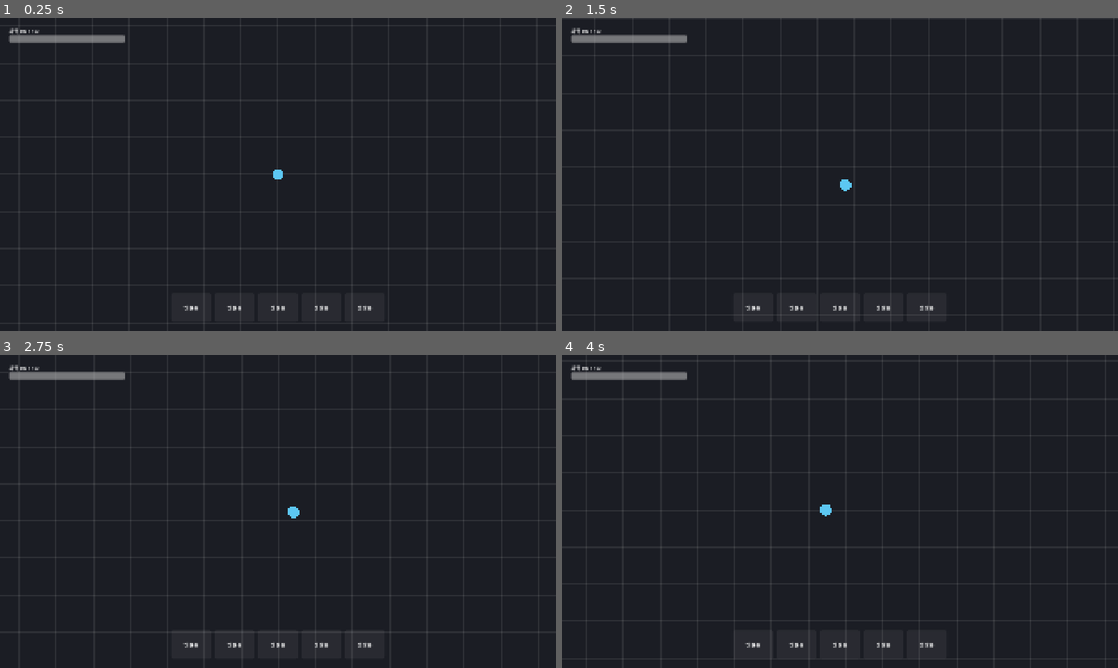
Above: before the commit, frames 1-4 (two rows, left to right).
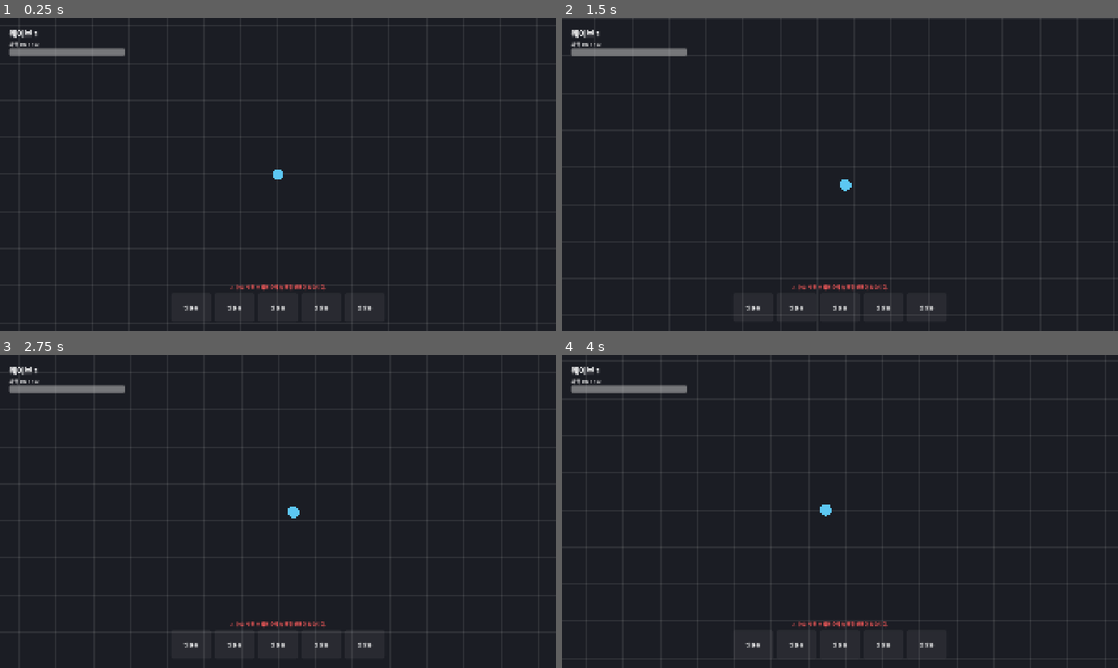
Above: after the commit, the same moments.

Repository: dirtymanfire/new-game
Game: Godot game, scene res://scenes/main.tscn
Two runs of this game, one before a commit and one after it. Both use one fixed random seed, a clock stepped at 60 frames per second and the inputs below.
Inputs:
- Up to frame 1 (0.25 s): no input
- Up to frame 2 (1.5 s): tap Enter at 0.5 s; hold D (move_right) 0.53-1.28 s; hold S (move_down) from 1.28 s (still down)
- Up to frame 3 (2.75 s): release S (move_down) at 2.03 s; hold D (move_right) from 2.03 s (still down)
- Up to frame 4 (4 s): release D (move_right) at 2.78 s; hold W (move_up) 2.78-3.53 s; hold A (move_left) from 3.53 s (still down)

The runs differ from the first frame. In frame 1, 1.4% of the frame differs, in the area x 1-59%, y 3-88%; in frame 2, 1.4%; in frame 3, 1.4%; in frame 4, 1.4%.

Commit message:
행동 수칙 해석기, 순차 실행기, 배치 경고, 사망 결과 화면
- 속성은 행동 앞, 변형은 행동 뒤, 조건은 앞 행동에 붙어 뒤 타일 1개 발동
- 조건 전용 행동은 순차 실행에서 제외, 쿨다운 없이 적 위치에서 발동
- 무한 연쇄 방지(A안): 조건 발동 행동은 다시 조건 발동 불가 (깊이 값으로 해제 가능)
- 순차 실행: 행동마다 3초 쿨다운 후 다음 행동, 끝나면 처음으로
- 잘못된 배치는 허용하되 슬롯 빨간 테두리 + 경고 문구
- 사망 시 도달 웨이브 결과 화면
- 해석기/실행기 테스트 추가

Co-Authored-By: Claude Opus 5.5 <noreply@anthropic.com>
Claude-Session: https://claude.ai/code/session_0189QXNPBwZS3agZ5cjuT5eL

Diff:
--- a/scenes/hud.tscn
+++ b/scenes/hud.tscn
@@ -20,7 +20,13 @@
 offset_left = 32.0
 offset_top = 32.0
 offset_right = 432.0
-offset_bottom = 92.0
+offset_bottom = 140.0
+
+[node name="WaveLabel" type="Label" parent="Root/Health"]
+unique_name_in_owner = true
+layout_mode = 2
+theme_override_font_sizes/font_size = 28
+text = "웨이브"
 
 [node name="HealthLabel" type="Label" parent="Root/Health"]
 unique_name_in_owner = true
@@ -50,3 +56,22 @@
 alignment = 1
 theme_override_constants/separation = 10
 script = ExtResource("2_rule")
+
+[node name="WarningLabel" type="Label" parent="Root"]
+unique_name_in_owner = true
+layout_mode = 1
+anchors_preset = 7
+anchor_left = 0.5
+anchor_top = 1.0
+anchor_right = 0.5
+anchor_bottom = 1.0
+offset_left = -370.0
+offset_top = -330.0
+offset_right = 370.0
+offset_bottom = -140.0
+grow_horizontal = 2
+grow_vertical = 0
+theme_override_colors/font_color = Color(1, 0.36, 0.36, 1)
+horizontal_alignment = 1
+vertical_alignment = 2
+autowrap_mode = 3
--- a/scenes/main.tscn
+++ b/scenes/main.tscn
@@ -4,6 +4,7 @@
 [ext_resource type="Script" path="res://scripts/visual/ground_grid.gd" id="2_grid"]
 [ext_resource type="PackedScene" path="res://scenes/player.tscn" id="3_player"]
 [ext_resource type="PackedScene" path="res://scenes/hud.tscn" id="4_hud"]
+[ext_resource type="PackedScene" path="res://scenes/result_screen.tscn" id="5_result"]
 
 [node name="Main" type="Node2D"]
 script = ExtResource("1_main")
@@ -15,3 +16,5 @@
 [node name="Player" parent="." instance=ExtResource("3_player")]
 
 [node name="HUD" parent="." instance=ExtResource("4_hud")]
+
+[node name="ResultScreen" parent="." instance=ExtResource("5_result")]
--- a/scenes/player.tscn
+++ b/scenes/player.tscn
@@ -2,6 +2,7 @@
 
 [ext_resource type="Script" path="res://scripts/entities/player.gd" id="1_player"]
 [ext_resource type="Script" path="res://scripts/visual/shape_visual.gd" id="2_visual"]
+[ext_resource type="Script" path="res://scripts/core/rule_runner.gd" id="3_runner"]
 
 [sub_resource type="CircleShape2D" id="CircleShape2D_body"]
 radius = 20.0
@@ -20,3 +21,6 @@
 
 [node name="Camera2D" type="Camera2D" parent="."]
 position_smoothing_enabled = true
+
+[node name="RuleRunner" type="Node" parent="."]
+script = ExtResource("3_runner")
--- /dev/null
+++ b/scenes/result_screen.tscn
@@ -0,0 +1,47 @@
+[gd_scene format=3]
+
+[ext_resource type="Script" path="res://scripts/ui/result_screen.gd" id="1_result"]
+
+[node name="ResultScreen" type="CanvasLayer"]
+process_mode = 3
+layer = 10
+script = ExtResource("1_result")
+
+[node name="Dim" type="ColorRect" parent="."]
+anchors_preset = 15
+anchor_right = 1.0
+anchor_bottom = 1.0
+grow_horizontal = 2
+grow_vertical = 2
+color = Color(0, 0, 0, 0.7)
+
+[node name="Center" type="CenterContainer" parent="."]
+anchors_preset = 15
+anchor_right = 1.0
+anchor_bottom = 1.0
+grow_horizontal = 2
+grow_vertical = 2
+
+[node name="Box" type="VBoxContainer" parent="Center"]
+layout_mode = 2
+theme_override_constants/separation = 24
+
+[node name="Title" type="Label" parent="Center/Box"]
+layout_mode = 2
+theme_override_font_sizes/font_size = 64
+text = "사망"
+horizontal_alignment = 1
+
+[node name="ResultWaveLabel" type="Label" parent="Center/Box"]
+unique_name_in_owner = true
+layout_mode = 2
+theme_override_font_sizes/font_size = 36
+text = "도달 웨이브: 1"
+horizontal_alignment = 1
+
+[node name="RestartButton" type="Button" parent="Center/Box"]
+unique_name_in_owner = true
+custom_minimum_size = Vector2(320, 64)
+layout_mode = 2
+theme_override_font_sizes/font_size = 28
+text = "새 판 시작"
--- /dev/null
+++ b/scripts/core/rule_compiler.gd
@@ -0,0 +1,171 @@
+class_name RuleCompiler
+extends RefCounted
+## 행동 수칙 5슬롯을 왼쪽 → 오른쪽으로 해석해 실행 가능한 형태(CompiledRule)로 바꿉니다.
+##
+## 해석 규칙 (확정):
+## - 속성은 행동 바로 앞에 붙습니다. 행동 앞에 연속된 속성은 모두 적용됩니다.
+## - 변형은 행동 바로 뒤에 붙습니다. 행동 뒤에 연속된 변형은 모두 적용됩니다.
+## - 조건은 바로 앞 행동에만 적용되고, 뒤의 타일 trigger_reach개를 발동합니다.
+##   · 뒤가 행동이면: 그 행동은 조건 전용이 되어 순차 실행에서 빠집니다. 쿨다운 없이 발동합니다.
+##   · 뒤가 속성이면: 적중/처치한 적에게 그 상태이상을 겁니다.
+## - 조건으로 발동된 행동은 max_chain_depth를 넘어 다시 조건을 발동하지 않습니다 (무한 연쇄 방지 A안).
+## - 잘못된 배치는 허용하되 경고하고, 해당 타일은 효과 없이 무시합니다.
+## - 빈 슬롯은 없는 것처럼 건너뜁니다.
+
+## 조건 타일이 뒤에서 발동시키는 타일 수. 업그레이드로 2가 될 예정입니다.
+const DEFAULT_TRIGGER_REACH := 1
+## 조건 연쇄 깊이. 1이면 조건으로 발동된 행동은 다시 조건을 발동하지 않습니다. -1이면 무한.
+const DEFAULT_MAX_CHAIN_DEPTH := 1
+
+
+## 순차 실행되거나 조건으로 발동되는 행동 하나.
+class ActionStep:
+	extends RefCounted
+	var tile: BehaviorTile
+	var slot_index: int
+	## 0: 순차 실행되는 행동, 1 이상: 조건으로 발동된 행동
+	var depth: int = 0
+	var elements: Array[BehaviorTile] = []
+	var modifiers: Array[BehaviorTile] = []
+	var triggers: Array[TriggerStep] = []
+
+	func describe() -> String:
+		var parts: Array[String] = []
+		for e in elements:
+			parts.append(e.display_name)
+		parts.append(tile.display_name)
+		for m in modifiers:
+			parts.append(m.display_name)
+		return " ".join(parts)
+
+
+## 조건 타일 하나와 그 조건이 발동시키는 내용.
+class TriggerStep:
+	extends RefCounted
+	var condition: BehaviorTile
+	var slot_index: int
+	## 조건 발동 시 실행할 행동 (조건 전용)
+	var actions: Array[ActionStep] = []
+	## 조건 발동 시 대상 적에게 걸 상태이상
+	var statuses: Array[BehaviorTile] = []
+
+
+class CompiledRule:
+	extends RefCounted
+	## 순차 실행 순서대로 정렬된 행동
+	var actions: Array[ActionStep] = []
+	## 슬롯 번호 -> 경고 메시지. 슬롯과 무관한 경고는 -1
+	var warnings: Dictionary = {}
+
+	func add_warning(slot_index: int, message: String) -> void:
+		if not warnings.has(slot_index):
+			warnings[slot_index] = message
+
+
+static func compile(
+	slots: Array[BehaviorTile],
+	trigger_reach: int = DEFAULT_TRIGGER_REACH,
+	max_chain_depth: int = DEFAULT_MAX_CHAIN_DEPTH,
+) -> CompiledRule:
+	var result := CompiledRule.new()
+
+	var tokens: Array[Dictionary] = []
+	for i in slots.size():
+		if slots[i] != null:
+			tokens.append({ "index": i, "tile": slots[i] })
+
+	var pending_elements: Array[Dictionary] = []
+	## 다음 변형/조건이 붙을 행동. 다른 타일이 끼어들면 null이 됩니다.
+	var attach_target: ActionStep = null
+	## attach_target 뒤에 조건이 이미 나와서 변형이 더 붙을 수 없는 상태
+	var modifiers_closed := false
+
+	var t := 0
+	while t < tokens.size():
+		var index: int = tokens[t].index
+		var tile: BehaviorTile = tokens[t].tile
+		t += 1
+
+		match tile.kind:
+			BehaviorTile.Kind.ELEMENT:
+				pending_elements.append(tokens[t - 1])
+				attach_target = null
+
+			BehaviorTile.Kind.ACTION:
+				var step := ActionStep.new()
+				step.tile = tile
+				step.slot_index = index
+				for e in pending_elements:
+					step.elements.append(e.tile)
+				pending_elements.clear()
+				result.actions.append(step)
+				attach_target = step
+				modifiers_closed = false
+
+			BehaviorTile.Kind.MODIFIER:
+				_orphan_elements(result, pending_elements)
+				if attach_target == null:
+					result.add_warning(index, "변형 앞에 행동이 없습니다.")
+				elif modifiers_closed:
+					result.add_warning(index, "조건으로 발동되는 행동에는 뒤의 변형이 적용되지 않습니다.")
+				else:
+					attach_target.modifiers.append(tile)
+
+			BehaviorTile.Kind.CONDITION:
+				_orphan_elements(result, pending_elements)
+				if attach_target == null:
+					result.add_warning(index, "조건 앞에 행동이 없습니다.")
+					continue
+				if max_chain_depth >= 0 and attach_target.depth >= max_chain_depth:
+					result.add_warning(index, "조건으로 발동된 행동은 다시 조건을 발동할 수 없습니다.")
+					attach_target = null
+					continue
+				if t >= tokens.size():
+					result.add_warning(index, "조건 뒤에 발동할 타일이 없습니다.")
+					attach_target = null
+					continue
+
+				var trigger := TriggerStep.new()
+				trigger.condition = tile
+				trigger.slot_index = index
+				attach_target.triggers.append(trigger)
+				var owner := attach_target
+				var last_payload_action: ActionStep = null
+				var consumed := 0
+				while consumed < trigger_reach and t < tokens.size():
+					var p_index: int = tokens[t].index
+					var p_tile: BehaviorTile = tokens[t].tile
+					t += 1
+					consumed += 1
+					match p_tile.kind:
+						BehaviorTile.Kind.ACTION:
+							var triggered := ActionStep.new()
+							triggered.tile = p_tile
+							triggered.slot_index = p_index
+							triggered.depth = owner.depth + 1
+							trigger.actions.append(triggered)
+							last_payload_action = triggered
+						BehaviorTile.Kind.ELEMENT:
+							trigger.statuses.append(p_tile)
+						BehaviorTile.Kind.MODIFIER:
+							if last_payload_action:
+								last_payload_action.modifiers.append(p_tile)
+							else:
+								result.add_warning(p_index, "조건 뒤에는 행동 또는 속성이 와야 합니다.")
+						BehaviorTile.Kind.CONDITION:
+							result.add_warning(p_index, "조건 뒤에 조건이 올 수 없습니다.")
+
+				# 조건으로 발동된 행동 뒤의 타일은 그 행동에 붙지 않고 경고 대상이 됩니다.
+				attach_target = last_payload_action
+				modifiers_closed = true
+
+	_orphan_elements(result, pending_elements)
+	if result.actions.is_empty():
+		result.add_warning(-1, "행동 수칙에 순차 실행할 행동이 없습니다.")
+	return result
+
+
+static func _orphan_elements(result: CompiledRule, pending_elements: Array[Dictionary]) -> void:
+	for e in pending_elements:
+		result.add_warning(e.index, "속성 바로 뒤에 행동이 없습니다.")
+	pending_elements.clear()
--- /dev/null
+++ b/scripts/core/rule_runner.gd
@@ -0,0 +1,86 @@
+class_name RuleRunner
+extends Node
+## 컴파일된 행동 수칙을 순차 실행합니다.
+## 순차 행동을 왼쪽부터 하나씩 실행하고, 실행할 때마다 쿨다운만큼 기다렸다가 다음 행동으로 넘어갑니다.
+## 마지막 행동 다음에는 처음으로 돌아갑니다.
+##
+## 실제 공격 생성(투사체, 휘두르기 범위 등)은 타일 수치가 확정된 후 action_performed를 받아 구현합니다.
+
+## 순차 행동이 실행될 때. origin은 플레이어 위치입니다.
+signal action_performed(step: RuleCompiler.ActionStep, origin: Vector2)
+## 조건으로 행동이 발동될 때. origin은 적 위치입니다. 쿨다운이 없습니다.
+signal triggered_action_performed(step: RuleCompiler.ActionStep, origin: Vector2)
+## 조건으로 적에게 상태이상을 걸 때
+signal status_applied(element: BehaviorTile, target: Node2D)
+## 실행 위치가 바뀔 때 (HUD 강조용). 슬롯 번호, 행동이 없으면 -1
+signal current_slot_changed(slot_index: int)
+
+## 행동 하나를 실행한 뒤 다음 행동까지 기다리는 시간(초)
+@export var base_cooldown: float = 3.0
+## 웨이브 시작 시 첫 행동을 바로 실행할지 (false면 쿨다운 후 실행)
+@export var fire_immediately_on_start: bool = true
+
+var compiled: RuleCompiler.CompiledRule
+var _index := 0
+var _time_left := 0.0
+var _running := false
+
+
+func load_rule(rule: BehaviorRule) -> void:
+	compiled = RuleCompiler.compile(rule.get_slots())
+	_index = 0
+	_time_left = 0.0 if fire_immediately_on_start else base_cooldown
+	_emit_current_slot()
+
+
+func start() -> void:
+	_running = true
+
+
+func stop() -> void:
+	_running = false
+
+
+func _process(delta: float) -> void:
+	if not _running or compiled == null or compiled.actions.is_empty():
+		return
+	_time_left -= delta
+	if _time_left > 0.0:
+		return
+	var step := compiled.actions[_index]
+	action_performed.emit(step, _get_origin())
+	_index = (_index + 1) % compiled.actions.size()
+	_time_left += base_cooldown
+	_emit_current_slot()
+
+
+## 공격이 적에게 적중했을 때 공격 쪽에서 호출합니다.
+func notify_hit(step: RuleCompiler.ActionStep, target: Node2D) -> void:
+	_fire_triggers(step, &"on_hit", target)
+
+
+## 공격이 적을 처치했을 때 공격 쪽에서 호출합니다.
+func notify_kill(step: RuleCompiler.ActionStep, target: Node2D) -> void:
+	_fire_triggers(step, &"on_kill", target)
+
+
+func _fire_triggers(step: RuleCompiler.ActionStep, condition_id: StringName, target: Node2D) -> void:
+	for trigger in step.triggers:
+		if trigger.condition.id != condition_id:
+			continue
+		for element in trigger.statuses:
+			status_applied.emit(element, target)
+		for action in trigger.actions:
+			triggered_action_performed.emit(action, target.global_position)
+
+
+func _get_origin() -> Vector2:
+	var owner_node := get_parent() as Node2D
+	return owner_node.global_position if owner_node else Vector2.ZERO
+
+
+func _emit_current_slot() -> void:
+	if compiled == null or compiled.actions.is_empty():
+		current_slot_changed.emit(-1)
+	else:
+		current_slot_changed.emit(compiled.actions[_index].slot_index)
--- a/scripts/core/run_state.gd
+++ b/scripts/core/run_state.gd
@@ -3,6 +3,8 @@
 ## 사망하면 reset()으로 새 판을 시작합니다.
 
 var rule: BehaviorRule
+## 현재 웨이브 (웨이브 시스템은 기획 확정 후 구현)
+var wave := 1
 
 
 func _ready() -> void:
@@ -12,3 +14,4 @@
 func reset() -> void:
 	# 시작 타일 구성은 미정이므로 빈 수칙으로 시작합니다.
 	rule = BehaviorRule.new()
+	wave = 1
--- a/scripts/main.gd
+++ b/scripts/main.gd
@@ -1,16 +1,49 @@
 extends Node2D
-## 메인 전투 씬. 플레이어가 죽으면 새 판으로 다시 시작합니다.
+## 메인 전투 씬. 플레이어가 죽으면 결과 화면을 띄우고 새 판을 시작합니다.
+
+## 테스트용: 판 시작 시 이 타일들을 슬롯 1~5에 넣습니다. 비워 두면 빈 수칙으로 시작합니다.
+## (시작 타일 구성은 기획 확정 전이라 게임 규칙이 아닌 개발용 설정입니다.)
+@export var debug_start_tiles: Array[BehaviorTile] = []
 
 @onready var _player: Player = $Player
+@onready var _runner: RuleRunner = $Player/RuleRunner
 @onready var _hud: CanvasLayer = $HUD
+@onready var _result: CanvasLayer = $ResultScreen
 
 
 func _ready() -> void:
+	var rule := RunState.rule
+	for i in mini(debug_start_tiles.size(), BehaviorRule.SLOT_COUNT):
+		rule.set_tile(i, debug_start_tiles[i])
+
 	_hud.bind_player(_player)
-	_hud.bind_rule(RunState.rule)
+	_hud.bind_rule(rule, _runner)
+	_hud.set_wave(RunState.wave)
+	rule.changed.connect(_reload_rule)
+	_reload_rule()
+	_runner.action_performed.connect(_on_action_performed)
+	_runner.start()
+
 	_player.died.connect(_on_player_died)
+	_result.restart_requested.connect(_on_restart_requested)
+
+
+func _reload_rule() -> void:
+	_runner.load_rule(RunState.rule)
+	_hud.show_warnings(_runner.compiled.warnings)
+
+
+func _on_action_performed(step: RuleCompiler.ActionStep, _origin: Vector2) -> void:
+	# 공격 생성은 타일 수치 확정 후 구현합니다. 지금은 실행 순서만 확인할 수 있게 출력합니다.
+	print("[수칙] %d번 슬롯 실행: %s" % [step.slot_index + 1, step.describe()])
 
 
 func _on_player_died() -> void:
+	get_tree().paused = true
+	_result.open(RunState.wave)
+
+
+func _on_restart_requested() -> void:
+	get_tree().paused = false
 	RunState.reset()
-	get_tree().reload_current_scene.call_deferred()
+	get_tree().reload_current_scene()
--- a/scripts/ui/hud.gd
+++ b/scripts/ui/hud.gd
@@ -1,9 +1,11 @@
 extends CanvasLayer
-## 전투 화면 HUD: 체력과 현재 행동 수칙을 표시합니다.
+## 전투 화면 HUD: 체력, 웨이브, 현재 행동 수칙과 경고를 표시합니다.
 
 @onready var _health_bar: ProgressBar = %HealthBar
 @onready var _health_label: Label = %HealthLabel
+@onready var _wave_label: Label = %WaveLabel
 @onready var _rule_bar: HBoxContainer = %RuleBar
+@onready var _warning_label: Label = %WarningLabel
 
 
 func bind_player(player: Player) -> void:
@@ -11,8 +13,24 @@
 	_on_health_changed(player.health, player.max_health)
 
 
-func bind_rule(rule: BehaviorRule) -> void:
+func bind_rule(rule: BehaviorRule, runner: RuleRunner) -> void:
 	_rule_bar.bind(rule)
+	runner.current_slot_changed.connect(_rule_bar.set_active_slot)
+
+
+func show_warnings(warnings: Dictionary) -> void:
+	_rule_bar.set_warnings(warnings)
+	var lines: Array[String] = []
+	var keys := warnings.keys()
+	keys.sort()
+	for slot_index in keys:
+		var prefix := "수칙" if slot_index < 0 else "%d번 슬롯" % (slot_index + 1)
+		lines.append("⚠ %s: %s" % [prefix, warnings[slot_index]])
+	_warning_label.text = "\n".join(lines)
+
+
+func set_wave(wave: int) -> void:
+	_wave_label.text = "웨이브 %d" % wave
 
 
 func _on_health_changed(current: float, maximum: float) -> void:
--- /dev/null
+++ b/scripts/ui/result_screen.gd
@@ -0,0 +1,18 @@
+extends CanvasLayer
+## 사망 시 결과 화면: 도달한 웨이브를 보여 주고 새 판을 시작합니다.
+
+signal restart_requested
+
+@onready var _wave_label: Label = %ResultWaveLabel
+@onready var _restart_button: Button = %RestartButton
+
+
+func _ready() -> void:
+	hide()
+	_restart_button.pressed.connect(restart_requested.emit)
+
+
+func open(wave: int) -> void:
+	_wave_label.text = "도달 웨이브: %d" % wave
+	show()
+	_restart_button.grab_focus()
--- a/scripts/ui/rule_bar.gd
+++ b/scripts/ui/rule_bar.gd
@@ -1,9 +1,14 @@
 extends HBoxContainer
 ## 행동 수칙 5슬롯을 화면에 표시합니다 (왼쪽 → 오른쪽 순서).
+## 경고가 있는 슬롯은 빨간 테두리, 다음에 실행될 행동은 흰 테두리로 표시합니다.
 
 const SLOT_SIZE := Vector2(140, 90)
+const WARNING_COLOR := Color("ff3b3b")
+const ACTIVE_COLOR := Color.WHITE
 
 var _rule: BehaviorRule
+var _warnings: Dictionary = {}
+var _active_slot := -1
 
 
 func bind(rule: BehaviorRule) -> void:
@@ -14,19 +19,38 @@
 	_refresh()
 
 
+func set_warnings(warnings: Dictionary) -> void:
+	_warnings = warnings
+	_refresh()
+
+
+func set_active_slot(slot_index: int) -> void:
+	_active_slot = slot_index
+	_refresh()
+
+
 func _refresh() -> void:
+	if _rule == null:
+		return
 	for child in get_children():
 		child.queue_free()
 	for i in BehaviorRule.SLOT_COUNT:
-		add_child(_make_slot(_rule.get_tile(i)))
+		add_child(_make_slot(i, _rule.get_tile(i)))
 
 
-func _make_slot(tile: BehaviorTile) -> Control:
+func _make_slot(index: int, tile: BehaviorTile) -> Control:
 	var panel := PanelContainer.new()
 	panel.custom_minimum_size = SLOT_SIZE
 	var style := StyleBoxFlat.new()
 	style.set_corner_radius_all(8)
 	style.bg_color = tile.get_kind_color() if tile else Color(1, 1, 1, 0.06)
+	if _warnings.has(index):
+		style.set_border_width_all(4)
+		style.border_color = WARNING_COLOR
+		panel.tooltip_text = _warnings[index]
+	elif index == _active_slot:
+		style.set_border_width_all(4)
+		style.border_color = ACTIVE_COLOR
 	panel.add_theme_stylebox_override("panel", style)
 
 	var box := VBoxContainer.new()
--- a/tests/run_tests.gd
+++ b/tests/run_tests.gd
@@ -14,6 +14,8 @@
 	_test_rule_slots()
 	_test_tile_library()
 	_test_player_death()
+	_test_compiler()
+	_test_runner()
 	print("테스트 %s" % ("통과" if _failures == 0 else "실패 %d건" % _failures))
 	quit(_failures)
 
@@ -24,11 +26,29 @@
 		push_error("실패: " + message)
 
 
+func _t(id: String) -> BehaviorTile:
+	return load("res://data/tiles/%s.tres" % id) as BehaviorTile
+
+
+## "fire shoot pierce" 처럼 공백으로 구분, "_"는 빈 슬롯
+func _slots(spec: String) -> Array[BehaviorTile]:
+	var slots: Array[BehaviorTile] = []
+	for id in spec.split(" "):
+		slots.append(null if id == "_" else _t(id))
+	while slots.size() < BehaviorRule.SLOT_COUNT:
+		slots.append(null)
+	return slots
+
+
+func _compile(spec: String, reach := 1, depth := 1) -> RuleCompiler.CompiledRule:
+	return RuleCompiler.compile(_slots(spec), reach, depth)
+
+
 func _test_rule_slots() -> void:
 	var rule := BehaviorRule.new()
 	_check(rule.get_slots().size() == 5, "슬롯은 5개")
 	_check(rule.is_slot_empty(0), "처음엔 빈 슬롯")
-	var shoot := load("res://data/tiles/shoot.tres") as BehaviorTile
+	var shoot := _t("shoot")
 	rule.set_tile(0, shoot)
 	rule.swap(0, 4)
 	_check(rule.is_slot_empty(0) and rule.get_tile(4) == shoot, "슬롯 교환")
@@ -48,3 +68,89 @@
 	player.take_damage(player.max_health)
 	_check(died[0] and player.health == 0.0, "체력 0이면 사망 신호")
 	player.queue_free()
+
+
+func _test_compiler() -> void:
+	# 속성은 앞, 변형은 뒤, 적중 시 뒤의 폭발은 조건 전용
+	var r := _compile("fire shoot pierce on_hit explosion")
+	_check(r.warnings.is_empty(), "정상 배치는 경고 없음")
+	_check(r.actions.size() == 1, "조건 전용 폭발은 순차 실행에서 빠짐")
+	var shoot := r.actions[0]
+	_check(shoot.elements == [_t("fire")] and shoot.modifiers == [_t("pierce")], "화염 앞, 관통 뒤")
+	_check(shoot.triggers.size() == 1 and shoot.triggers[0].actions[0].tile == _t("explosion"), "적중 시 폭발")
+	_check(shoot.triggers[0].actions[0].depth == 1, "조건 발동 행동은 깊이 1")
+
+	r = _compile("fire frost shoot")
+	_check(r.actions[0].elements.size() == 2, "행동 앞 속성 두 개 모두 적용")
+
+	r = _compile("shoot fire")
+	_check(r.warnings.has(1) and r.actions[0].elements.is_empty(), "행동 뒤 속성은 경고")
+
+	r = _compile("fire pierce shoot")
+	_check(r.warnings.has(0) and r.warnings.has(1), "속성과 행동 사이에 변형이 끼면 둘 다 경고")
+
+	r = _compile("pierce shoot")
+	_check(r.warnings.has(0), "변형 앞에 행동 없음")
+
+	r = _compile("shoot on_hit")
+	_check(r.warnings.has(1), "조건이 맨 끝")
+
+	r = _compile("on_hit explosion")
+	_check(r.warnings.has(0) and r.actions.size() == 1, "앞 행동 없는 조건은 무시, 뒤 폭발은 일반 행동")
+
+	r = _compile("shoot on_hit explosion split")
+	_check(r.warnings.has(3), "조건 뒤 폭발/분열 → 분열은 적용 안 됨(경고)")
+	_check(r.actions[0].triggers[0].actions[0].modifiers.is_empty(), "조건 발동 폭발에 분열 없음")
+
+	r = _compile("shoot on_hit explosion split", 2)
+	_check(r.warnings.is_empty() and r.actions[0].triggers[0].actions[0].modifiers.size() == 1, "강화(2칸) 시 분열까지 적용")
+
+	r = _compile("shoot on_hit fire")
+	_check(r.warnings.is_empty() and r.actions[0].triggers[0].statuses == [_t("fire")], "적중 시 화염 = 상태이상")
+
+	r = _compile("shoot on_hit explosion on_kill fire")
+	_check(r.warnings.has(3), "A안: 조건 발동 행동은 다시 조건 발동 불가")
+
+	r = _compile("shoot on_hit explosion on_kill fire", 1, -1)
+	_check(not r.warnings.has(3), "무한 연쇄 업그레이드 시 허용")
+
+	r = _compile("shoot on_hit on_kill explosion")
+	_check(r.warnings.has(2), "조건 뒤 조건은 경고")
+
+	r = _compile("_ _ _ _ _")
+	_check(r.warnings.has(-1), "행동 없음 경고")
+
+	r = _compile("shoot _ swing")
+	_check(r.actions.size() == 2 and r.warnings.is_empty(), "빈 슬롯은 건너뜀")
+
+
+func _test_runner() -> void:
+	var runner := RuleRunner.new()
+	root.add_child(runner)
+	var rule := BehaviorRule.new()
+	rule.set_tile(0, _t("shoot"))
+	rule.set_tile(2, _t("swing"))
+	runner.load_rule(rule)
+	var order: Array[int] = []
+	runner.action_performed.connect(func(step, _o): order.append(step.slot_index))
+	runner.start()
+	runner._process(0.0) # 시작 즉시 첫 행동
+	runner._process(1.5)
+	runner._process(1.5) # 3초 후 다음 행동
+	runner._process(3.0) # 다시 처음으로
+	_check(order == [0, 2, 0], "순차 실행 + 3초 쿨다운 + 반복 (결과: %s)" % [order])
+
+	rule = BehaviorRule.new()
+	for i in 5:
+		rule.set_tile(i, _t(["shoot", "on_hit", "explosion", "_", "_"][i]) if i < 3 else null)
+	runner.load_rule(rule)
+	var triggered := []
+	runner.triggered_action_performed.connect(func(step, origin): triggered.append([step.tile.id, origin]))
+	var enemy := Node2D.new()
+	enemy.position = Vector2(100, 50)
+	root.add_child(enemy)
+	runner.notify_hit(runner.compiled.actions[0], enemy)
+	runner.notify_kill(runner.compiled.actions[0], enemy)
+	_check(triggered.size() == 1 and triggered[0][1] == Vector2(100, 50), "적중 시 폭발은 적 위치에서 1회")
+	runner.queue_free()
+	enemy.queue_free()
Not shown, added: scripts/core/rule_compiler.gd.uid
Not shown, added: scripts/core/rule_runner.gd.uid
Not shown, added: scripts/ui/result_screen.gd.uid
